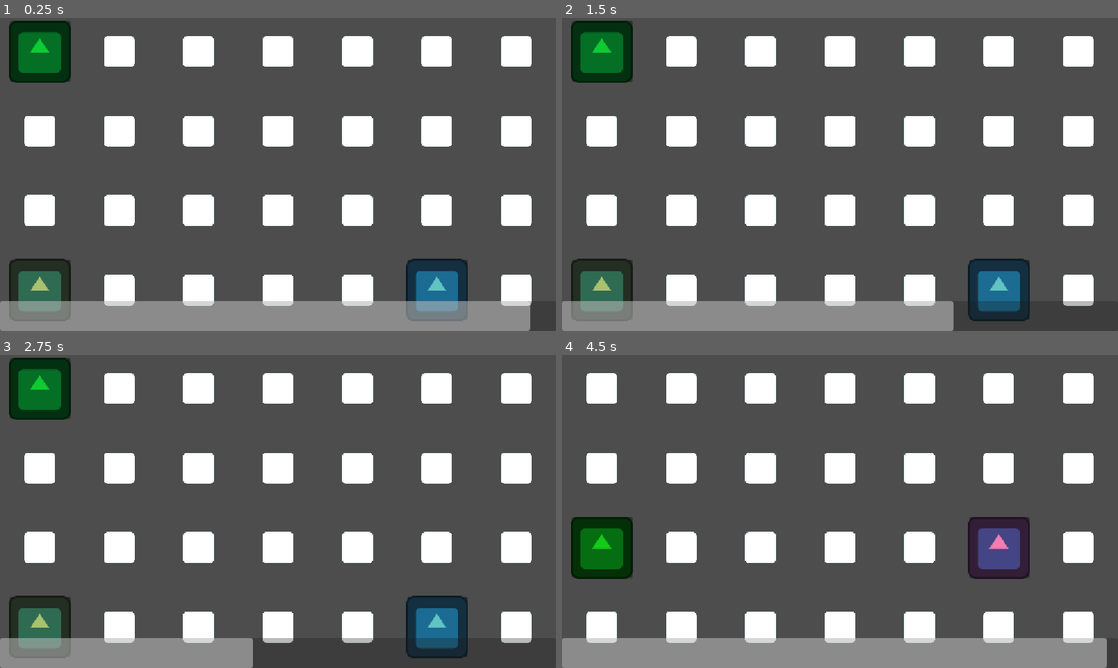
Above: before the commit, frames 1-4 (two rows, left to right).
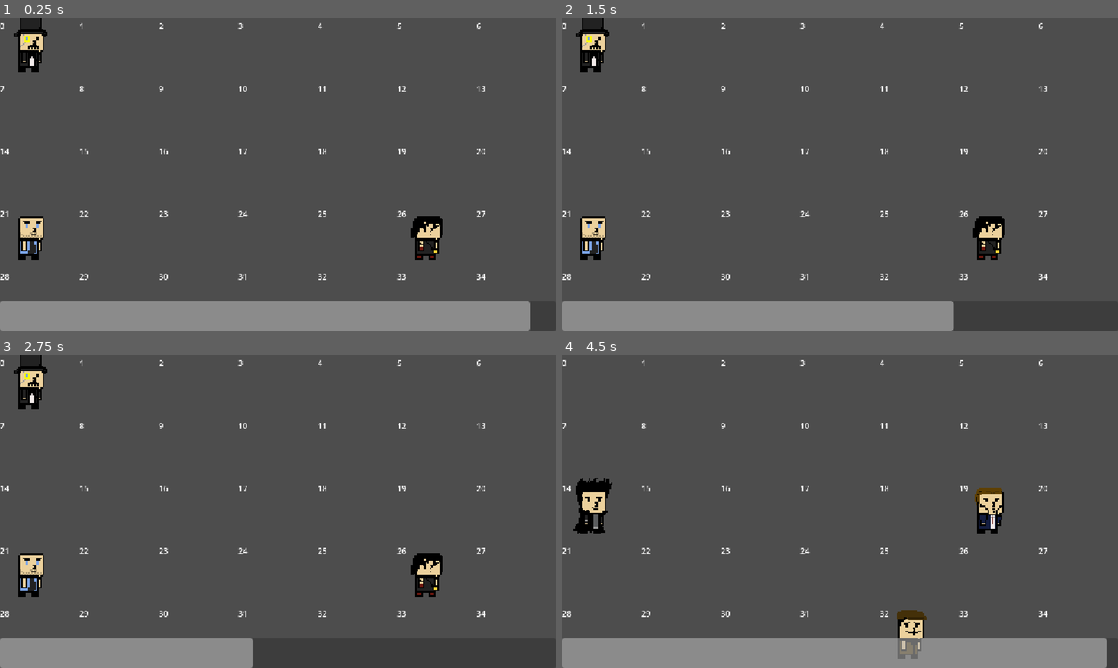
Above: after the commit, the same moments.

Repository: Dr-helicopter/nobodies
Game: Godot game, scene res://scenes/game_secne.tscn
Two runs of this game, one before a commit and one after it. Both use one fixed random seed, a clock stepped at 60 frames per second and the inputs below. The engine's default icon, where the game draws it, is replaced by a stand-in: a white triangle on a blue panel in a dark square.
Inputs (mouse positions are in pixels of both pictures, inside the frame that each line leads up to):
- Up to frame 1 (0.25 s): no input
- Up to frame 2 (1.5 s): click (600, 52) at 0.52 s; click (600, 52) at 1.27 s
- Up to frame 3 (2.75 s): click (38, 389) at 2.02 s
- Up to frame 4 (4.5 s): tap Enter at 2.75 s; tap R at 2.85, 3.6, 4.35 s

The runs differ from the first frame. In frame 1, 21% of the frame differs, in the area x 0-96%, y 0-97%; in frame 2, 21%; in frame 3, 21%; in frame 4, 20%.

Commit message:
new visuals added

Diff:
--- /dev/null
+++ b/assets/character_data.tres
@@ -0,0 +1,76 @@
+[gd_resource type="Resource" script_class="CharacterData" format=3 uid="uid://1ptfjr8yywi1"]
+
+[ext_resource type="Script" uid="uid://brtmmokeai27j" path="res://scripts/shape_data.gd" id="1_5bi31"]
+[ext_resource type="Texture2D" uid="uid://nh1qvfh61s15" path="res://assets/characters.png" id="2_skg3w"]
+
+[resource]
+script = ExtResource("1_5bi31")
+texture = ExtResource("2_skg3w")
+slices = Vector2i(8, 8)
+characters = Dictionary[int, String]({
+0: "stev",
+1: "wayn",
+2: "bil",
+3: "jon",
+4: "mik",
+5: "jons",
+6: "racula",
+7: "kartr",
+8: "shak",
+9: "ash",
+10: "lili",
+11: "tim",
+12: "chad",
+13: "tery",
+14: "eliot",
+15: "ryn",
+16: "greg",
+17: "carl",
+18: "will",
+19: "karen",
+20: "lemmy",
+21: "zob",
+22: "jay",
+23: "sam",
+24: "max",
+25: "marcel",
+26: "liam",
+27: "moth",
+28: "mery",
+29: "barbara",
+30: "dr.helic",
+31: "box",
+32: "ctus",
+33: "lump",
+34: "faith",
+35: "thor",
+36: "patrik",
+37: "spike",
+38: "jason",
+39: "yamada",
+40: "linus",
+41: "jim",
+42: "ben",
+43: "mmd",
+44: "wine",
+45: "blueberry",
+46: "dr.crow",
+47: "techno",
+48: "baaah",
+49: "wolph",
+50: "red",
+51: "mr.fox",
+52: "jaky",
+53: "pain",
+54: "cj",
+55: "cap strom",
+56: "black bread",
+57: "sir anon",
+58: "serj",
+59: "siouxsie",
+60: "cid",
+61: "mark",
+62: "cel",
+63: "mrs.watt"
+})
+metadata/_custom_type_script = "uid://brtmmokeai27j"
--- a/project.godot
+++ b/project.godot
@@ -26,6 +26,7 @@
 
 [rendering]
 
+textures/canvas_textures/default_texture_filter=0
 rendering_device/driver.windows="d3d12"
 renderer/rendering_method="gl_compatibility"
 renderer/rendering_method.mobile="gl_compatibility"
--- /dev/null
+++ b/scenes/character.tscn
@@ -0,0 +1,27 @@
+[gd_scene format=3 uid="uid://dp6s4aymxxsmq"]
+
+[ext_resource type="Script" uid="uid://bbcfthk66ds5p" path="res://scripts/character.gd" id="1_rkhd4"]
+[ext_resource type="Texture2D" uid="uid://cl0igc6r2qar4" path="res://icon.svg" id="2_lrhn5"]
+[ext_resource type="Texture2D" uid="uid://nh1qvfh61s15" path="res://assets/characters.png" id="3_lrhn5"]
+
+[node name="character" type="Node2D" unique_id=1616857494]
+script = ExtResource("1_rkhd4")
+
+[node name="border" type="Sprite2D" parent="." unique_id=20745382]
+modulate = Color(1, 0, 1, 0)
+self_modulate = Color(9.539337, 9.539337, 9.539337, 1)
+position = Vector2(71, 70)
+scale = Vector2(1.1, 1.1)
+texture = ExtResource("2_lrhn5")
+
+[node name="Button" type="Button" parent="." unique_id=1360864483]
+modulate = Color(1, 1, 1, 0)
+offset_right = 125.0
+offset_bottom = 125.0
+
+[node name="Icon" type="Sprite2D" parent="." unique_id=648534713]
+position = Vector2(74, 86)
+scale = Vector2(3, 3)
+texture = ExtResource("3_lrhn5")
+hframes = 8
+vframes = 8
--- a/scenes/game_secne.tscn
+++ b/scenes/game_secne.tscn
@@ -2,7 +2,8 @@
 
 [ext_resource type="Script" uid="uid://bietxc44dgcdf" path="res://scripts/game_secne.gd" id="1_k2fxd"]
 [ext_resource type="PackedScene" uid="uid://c22fhd42j6m67" path="res://scenes/slot.tscn" id="2_geyg1"]
-[ext_resource type="PackedScene" uid="uid://dp6s4aymxxsmq" path="res://scenes/shape.tscn" id="3_lbkmf"]
+[ext_resource type="PackedScene" uid="uid://dp6s4aymxxsmq" path="res://scenes/character.tscn" id="3_1q7er"]
+[ext_resource type="Resource" uid="uid://1ptfjr8yywi1" path="res://assets/character_data.tres" id="4_1q7er"]
 
 [sub_resource type="Animation" id="Animation_lbkmf"]
 length = 0.001
@@ -63,7 +64,8 @@
 script = ExtResource("1_k2fxd")
 time = 5.0
 slot_scene = ExtResource("2_geyg1")
-shape_scene = ExtResource("3_lbkmf")
+character_scene = ExtResource("3_1q7er")
+character_data = ExtResource("4_1q7er")
 color_rect = NodePath("UI/ColorRect")
 time_bar = NodePath("UI/ProgressBar")
 
--- a/scenes/shape.tscn
+++ /dev/null
@@ -1,22 +0,0 @@
-[gd_scene format=3 uid="uid://dp6s4aymxxsmq"]
-
-[ext_resource type="Texture2D" uid="uid://cl0igc6r2qar4" path="res://icon.svg" id="1_2qewn"]
-[ext_resource type="Script" uid="uid://bbcfthk66ds5p" path="res://scripts/shape.gd" id="1_nodf0"]
-
-[node name="Shape" type="Node2D" unique_id=1616857494]
-script = ExtResource("1_nodf0")
-
-[node name="border" type="Sprite2D" parent="." unique_id=20745382]
-modulate = Color(1, 0, 1, 0)
-self_modulate = Color(9.539337, 9.539337, 9.539337, 1)
-scale = Vector2(1.1, 1.1)
-texture = ExtResource("1_2qewn")
-
-[node name="Button" type="Button" parent="." unique_id=1360864483]
-offset_left = -61.0
-offset_top = -63.0
-offset_right = 64.0
-offset_bottom = 62.0
-
-[node name="Icon" type="Sprite2D" parent="." unique_id=648534713]
-texture = ExtResource("1_2qewn")
--- a/scenes/slot.tscn
+++ b/scenes/slot.tscn
@@ -8,6 +8,7 @@
 label = NodePath("Label")
 
 [node name="Icon" type="Sprite2D" parent="." unique_id=341930416]
+visible = false
 modulate = Color(7.133, 7.133, 7.133, 1)
 scale = Vector2(0.5, 0.5)
 texture = ExtResource("1_2qewn")
--- a/scripts/shape.gd
+++ b/scripts/character.gd
@@ -1,7 +1,7 @@
-class_name Shape
+class_name Character
 extends Node2D
 
-signal clicked(shape: Shape)
+signal clicked(shape: Character)
 
 
 
@@ -12,8 +12,11 @@
 func _on_button_pressed():
 	clicked.emit(self)
 
-func set_color(c: Color):
-	$"Icon".modulate = c
+func set_character(t: Texture, hframe: int, vframe: int, frame: int):
+	$"Icon".texture = t
+	$"Icon".hframes = hframe
+	$"Icon".vframes = vframe
+	$"Icon".frame = frame
 
 func set_border_color(c: Color):
 	$"border".modulate = c
--- a/scripts/game_secne.gd
+++ b/scripts/game_secne.gd
@@ -8,14 +8,16 @@
 var size : Vector2
 var cel_size : Vector2
 @export var slot_scene: PackedScene
-@export var shape_scene: PackedScene
+@export var character_scene: PackedScene
+@export var character_data: CharacterData
 
 
-var slots : Dictionary = {}
-var shapes = []
+var slots : Dictionary[int, Node2D] = {}
+var avalable_characters := []
+var picked_characters := []
 var positions : Dictionary = {}
 var showing := true
-var new_shape: Shape
+var new_character: Character
 
 
 
@@ -27,19 +29,21 @@
 func _ready() -> void:
 	size = get_viewport_rect().size
 	cel_size = Vector2(abs(size.x/7), abs(size.y/5))
-	print(size, cel_size)
+	avalable_characters = character_data.characters.keys()
+
+	fill_grid(GRIDSIZE)
 
 	for i in 3:
-		add_new_shape()
-	positions = shuffle(shapes, GRIDSIZE)
-
-	fill_grid(GRIDSIZE)
+		add_new_character()
+	positions = shuffle(picked_characters, GRIDSIZE)
 
 	for i in positions:
 		slots[i].add_child(positions[i])
 
 	timer.timeout.connect(_on_timeout)
 	timer.start(time)
+
+
 
 
 
@@ -57,7 +61,7 @@
 	for i in positions:
 		positions[i].get_parent().remove_child(positions[i])
 
-	positions = shuffle(shapes, GRIDSIZE)
+	positions = shuffle(picked_characters, GRIDSIZE)
 
 	for i in positions:
 		slots[i].add_child(positions[i])
@@ -75,31 +79,43 @@
 		lose()
 	else:
 		showing = false
-		add_new_shape()
+		new_character = add_new_character()
 		procede()
 
 
 
-func add_new_shape():
-	var new_shape: Shape = shape_scene.instantiate()
-	new_shape.set_color(Color(randf(), randf(), randf()))
-	shapes.append(new_shape)
-	new_shape.clicked.connect(_on_clicked)
-	self.new_shape = new_shape
+func add_new_character() -> Character:
+	## choses a random character, instantiates it
+	## adds to the picked characters, deletes it form the avalable ones
+	## and returns the new cahracter node instance
+	var new_character_index = randi_range(0, avalable_characters.size()-1)
+	var new_character_num = avalable_characters.pop_at(new_character_index)
+	var new_character: Character = character_scene.instantiate()
+
+	new_character.set_character(
+		character_data.texture,
+		character_data.slices.x,
+		character_data.slices.y,
+		new_character_num
+		)
+
+	picked_characters.append(new_character)
+	new_character.clicked.connect(_on_clicked)
+	return new_character
 
 
 
 
-func is_correct_shape(shape: Shape):
-	return shape == new_shape
+func is_correct_shape(character: Character): # self explanatory
+	return character == new_character
 
 
-func _on_clicked(shape: Shape):
+func _on_clicked(shape: Character): # handdls any button press
 	if is_correct_shape(shape):
 		shape.set_border_color(Color.GREEN)
 		timer.stop()
-		await get_tree().create_timer(0.5).timeout
-		add_new_shape()
+	#	await get_tree().create_timer(0.5).timeout
+		new_character = add_new_character()
 		procede()
 	else:
 		shape.set_border_color(Color.RED)
@@ -111,9 +127,13 @@
 		if event.keycode == KEY_R and not event.echo and event.pressed:
 			get_tree().reload_current_scene()
 
-func shuffle(elements: Array, gsize: int): ## shufles, Duh!
+
+
+func shuffle(elements: Array, lsize: int) -> Dictionary:
+	## as shuffle Dictionary of slot to thair elemets
+	## with any number of empty slots
 	var res := {}
-	var avlable_slots = range(0, gsize)
+	var avlable_slots = range(0, lsize)
 	for i in elements:
 		var slot : int = avlable_slots[randi_range(0, avlable_slots.size()-1)]
 		res[slot] = i
@@ -121,12 +141,12 @@
 	return res
 
 
-func fill_grid(gsize: int): # makes the slots
+func fill_grid(gsize: int): ## isntantiates the slots
 	for i in gsize:
 		var new_slot : Node2D = slot_scene.instantiate()
 		new_slot.position = Vector2(
-			(i % 7) * cel_size.x + cel_size.x/2,
-			(i / 7) * cel_size.x + cel_size.y/2
+			(i % 7) * cel_size.x,
+			(i / 7) * cel_size.y
 			)
 		slots[i] = new_slot
 		new_slot.set_label(str(i))
--- a/scripts/shape_data.gd
+++ b/scripts/shape_data.gd
@@ -1,3 +1,6 @@
+class_name CharacterData
 extends Resource
 
-@export var shapes : Array[Texture]
+@export var texture: Texture ## the sprite sheet we gonna use
+@export var slices : Vector2i ## the slices
+@export var characters: Dictionary[int, String] ## a list of valid sprites to names
Binary file added: assets/characters.png
Not shown, added: assets/characters.png.import
Renamed: scripts/shape.gd.uid -> scripts/character.gd.uid
